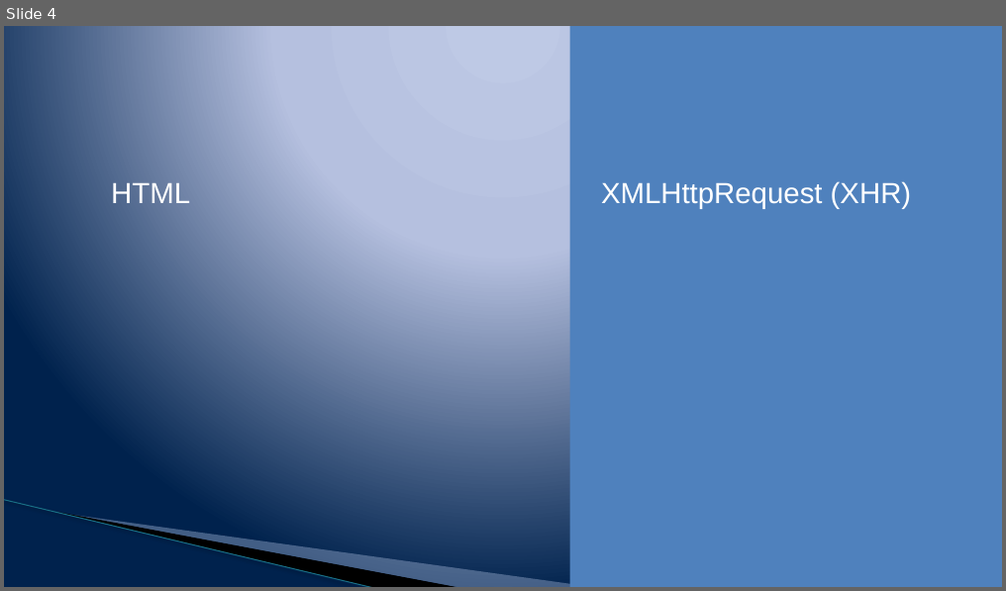
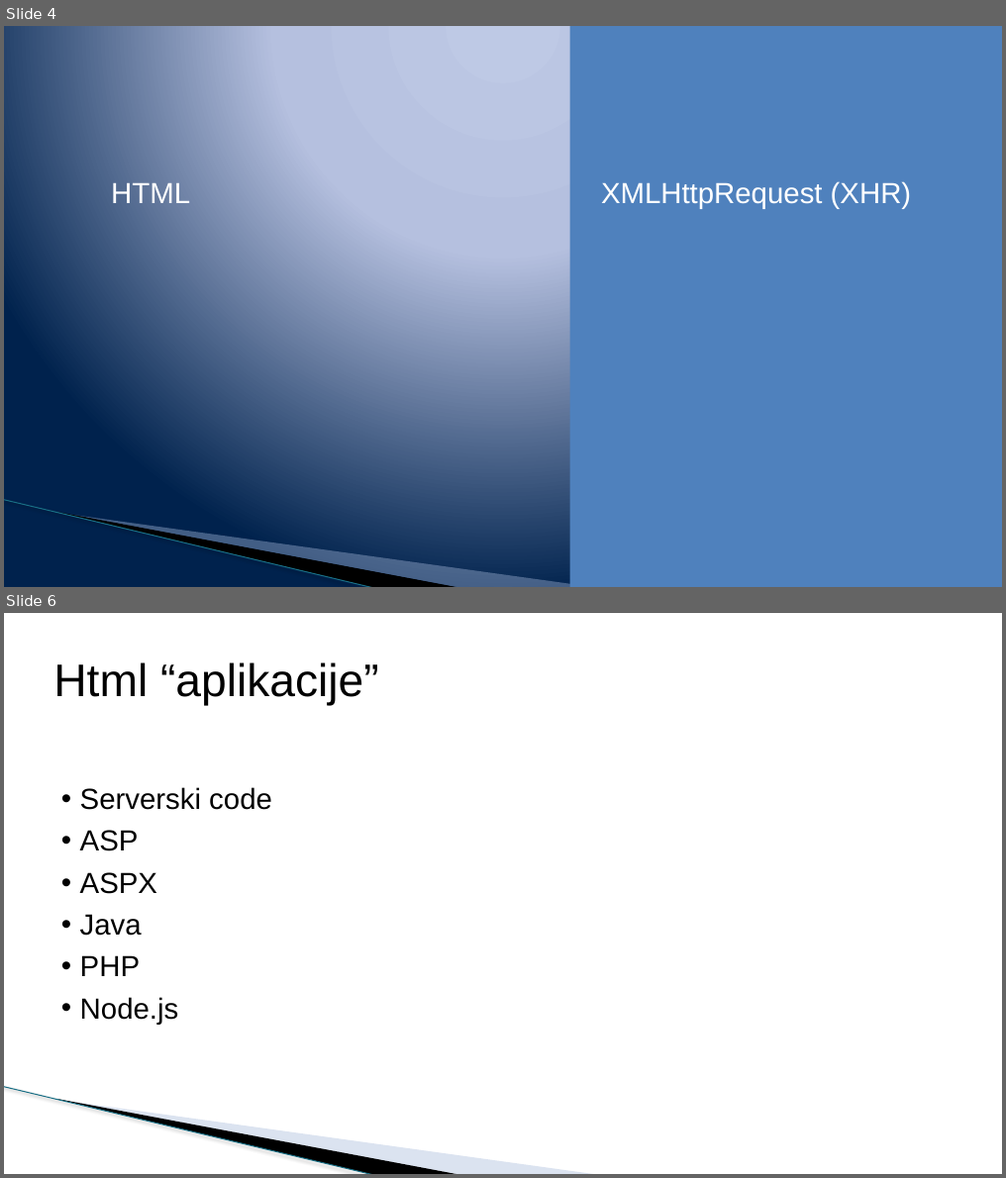
Before and after one commit to todalexcode/kurs-front-end, a slide deck: sesija-26/PPT/Front-End Developer-26.pptx. Shown one above the other, each under a label of ours: slide 4 before the commit, slides 4 and 6 after it; the slides between them are not shown. The pictures are 1006x591 and 1006x1178 pixels, drawn with LibreOffice and Linux fonts; fonts in the diff are those of the drawing; background and template pictures are left out. Boxes give left, top, right and bottom in pixels: in the first picture for what was removed or moved away, otherwise in the second. Text is boxed around its words. In the diff, an @@ line names an element or a change of style, - is before the commit and + after.

```diff
--- a/sesija-26/PPT/Front-End Developer-26.pptx
+++ b/sesija-26/PPT/Front-End Developer-26.pptx
@@ slide 6 added at (x1=4, y1=613, x2=1002, y2=1174), background #FFFFFF; not listed: 3 template elements that a slide beside it also shows @@
@@ title added at (x1=54, y1=663, x2=379, y2=706), 44 pt, text #000000 @@
+Html “aplikacije”
@@ text added at (x1=80, y1=787, x2=272, y2=1024), 28 pt, text #000000 @@
+• Serverski code
+• ASP
+• ASPX
+• Java
+• PHP
+• Node.js
```
Also in this commit, not shown: 1 slide changed, 2 other slides added, 1 slide removed, 12 other files.
